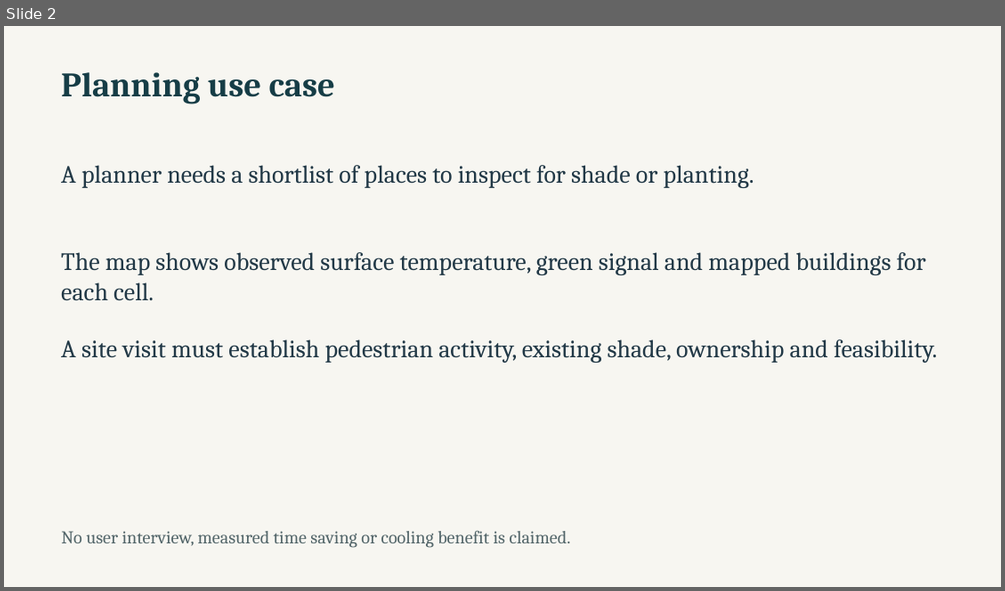
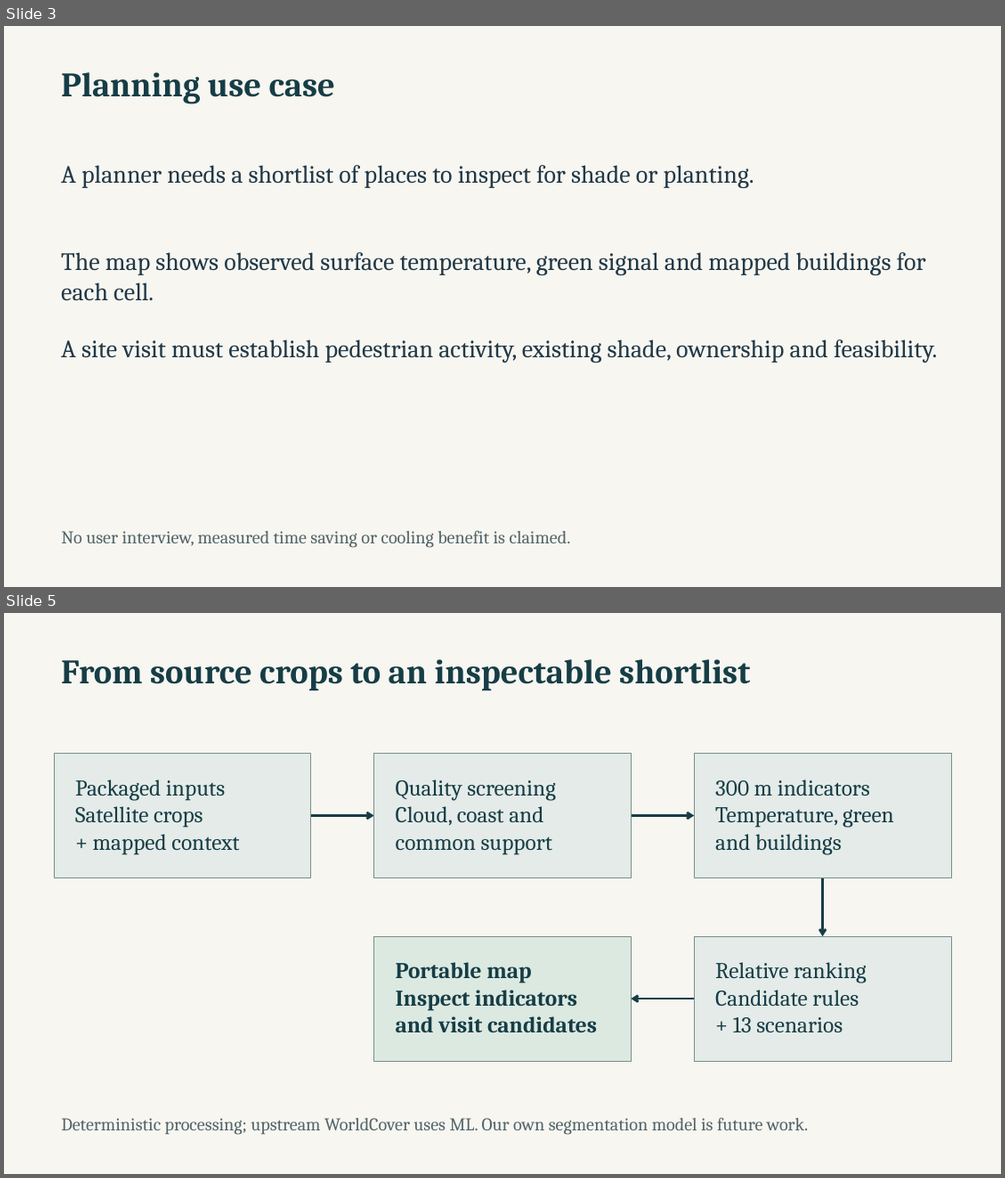
Before and after one commit to NasserAlhuri/spaceHacathon, a slide deck: docs/UrbanHeat-AlKhor-Pitch.pptx. Shown one above the other, each under a label of ours: slide 2 before the commit, slides 3 and 5 after it; the slides between them are not shown. The pictures are 1005x591 and 1005x1178 pixels, drawn with LibreOffice and Linux fonts; fonts in the diff are those of the drawing. Boxes give left, top, right and bottom in pixels: in the first picture for what was removed or moved away, otherwise in the second. Text is boxed around its words. In the diff, an @@ line names an element or a change of style, - is before the commit and + after.

```diff
--- a/docs/UrbanHeat-AlKhor-Pitch.pptx
+++ b/docs/UrbanHeat-AlKhor-Pitch.pptx
@@ slide 5 added at bbox=[4, 613, 1001, 1174], background #F7F6F1 @@
@@ text added at bbox=[61, 659, 750, 690], 33 pt, text #163D46, bold @@
+From source crops to an inspectable shortlist
@@ rectangle added at bbox=[54, 754, 311, 878], fill #E4EBE8, outline #75908A 0.75 pt @@
@@ rectangle added at bbox=[374, 754, 631, 878], fill #E4EBE8, outline #75908A 0.75 pt @@
@@ rectangle added at bbox=[695, 754, 952, 878], fill #E4EBE8, outline #75908A 0.75 pt @@
@@ text added at bbox=[75, 779, 239, 855], 21.8 pt, text #163D46 @@
+Packaged inputs
+Satellite crops
++ mapped context
@@ text added at bbox=[396, 779, 555, 855], 21.8 pt, text #163D46 @@
+Quality screening
+Cloud, coast and
+common support
@@ text added at bbox=[715, 779, 894, 855], 21.8 pt, text #163D46 @@
+300 m indicators
+Temperature, green
+and buildings
@@ arrow added from (310, 816) to (374, 816), #163D46 2.25 pt @@
@@ arrow added from (631, 816) to (695, 816), #163D46 2.25 pt @@
@@ arrow added from (823, 877) to (823, 936), #163D46 2.25 pt @@
@@ rectangle added at bbox=[374, 936, 631, 1061], fill #DCE9E1, outline #75908A 0.75 pt @@
@@ rectangle added at bbox=[695, 936, 952, 1061], fill #E4EBE8, outline #75908A 0.75 pt @@
@@ text added at bbox=[396, 962, 597, 1032], 21.8 pt, text #163D46, bold @@
+Portable map
+Inspect indicators
+and visit candidates
@@ text added at bbox=[715, 962, 866, 1032], 21.8 pt, text #163D46 @@
+Relative ranking
+Candidate rules
++ 13 scenarios
@@ arrow added from (695, 999) to (631, 999), #163D46 2.25 pt @@
@@ text added at bbox=[61, 1117, 809, 1135], 17.2 pt, text #526569 @@
+Deterministic processing; upstream WorldCover uses ML. Our own segmentation model is future work.
@@ what was slide 2 is now slide 3 @@
```
Also in this commit, not shown: 3 slides changed, 2 other slides added, 1 slide removed, 9 other files.
